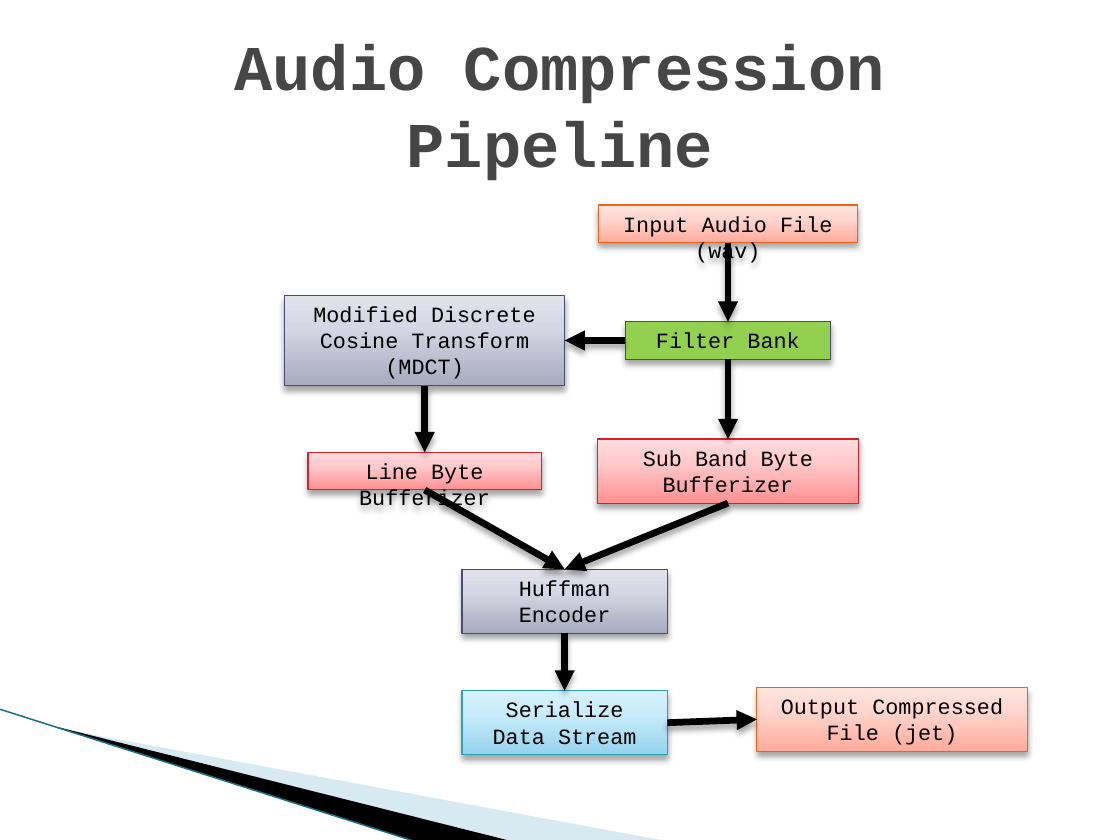
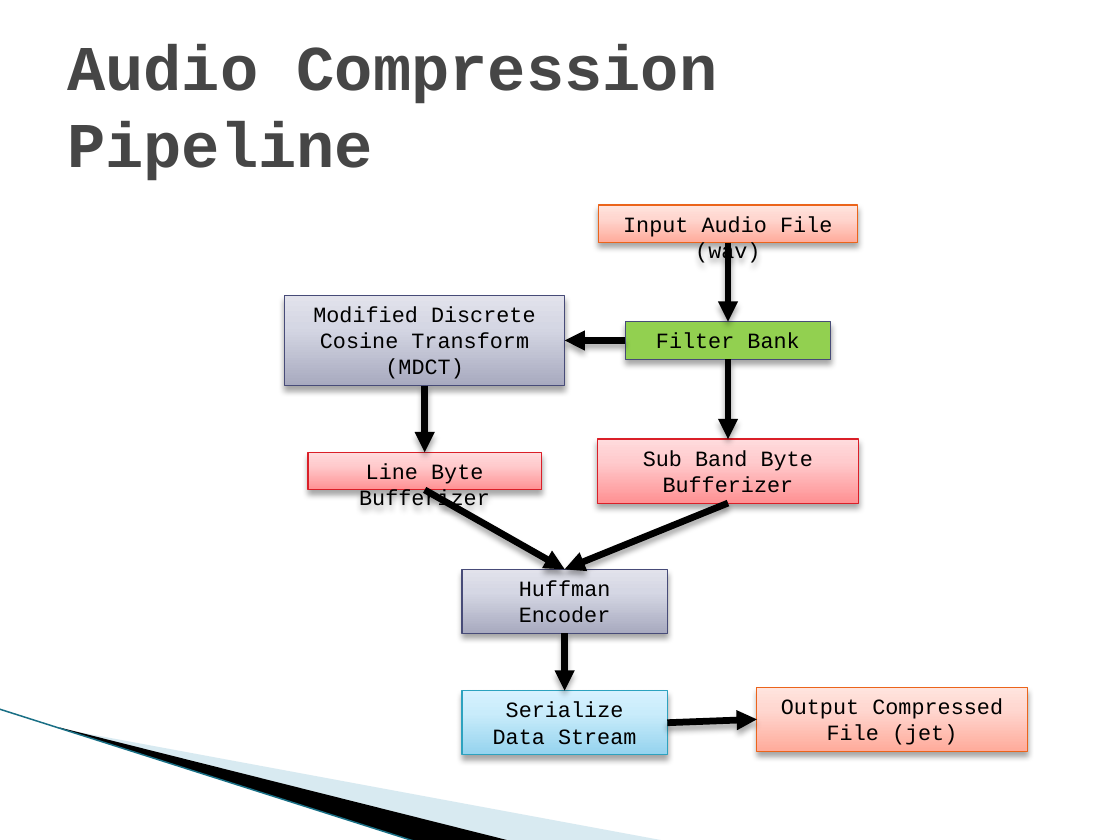
Before and after one commit to ericaddison/Algs_Term_Project, a slide deck: slide 3 of report/JET Audio Encoder.pptx. Drawn at 1120x840 pixels with LibreOffice and Linux fonts; fonts in the diff are those of the drawing; background and template pictures are left out. Boxes give left, top, right and bottom in pixels: in the first picture for what was removed or moved away, otherwise in the second. Text is boxed around its words. In the diff, an @@ line names an element or a change of style, - is before the commit and + after.

```diff
--- a/report/JET Audio Encoder.pptx
+++ b/report/JET Audio Encoder.pptx
@@ title "Audio Compression Pipeline" at [67,45,718,181]: alignment centre to left @@
```
Also in this commit, not shown: 7 other slides changed, 2 slides added.
